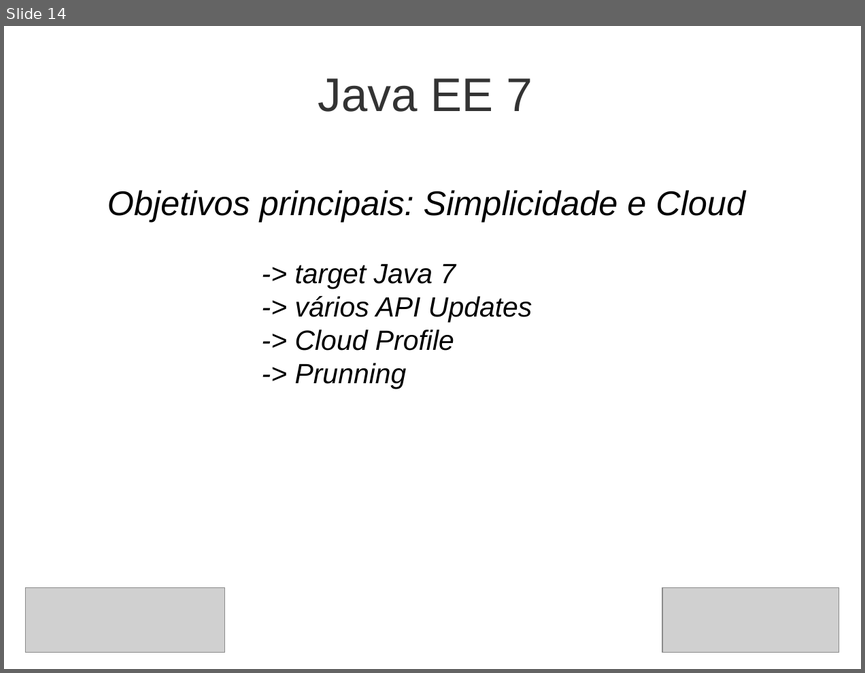
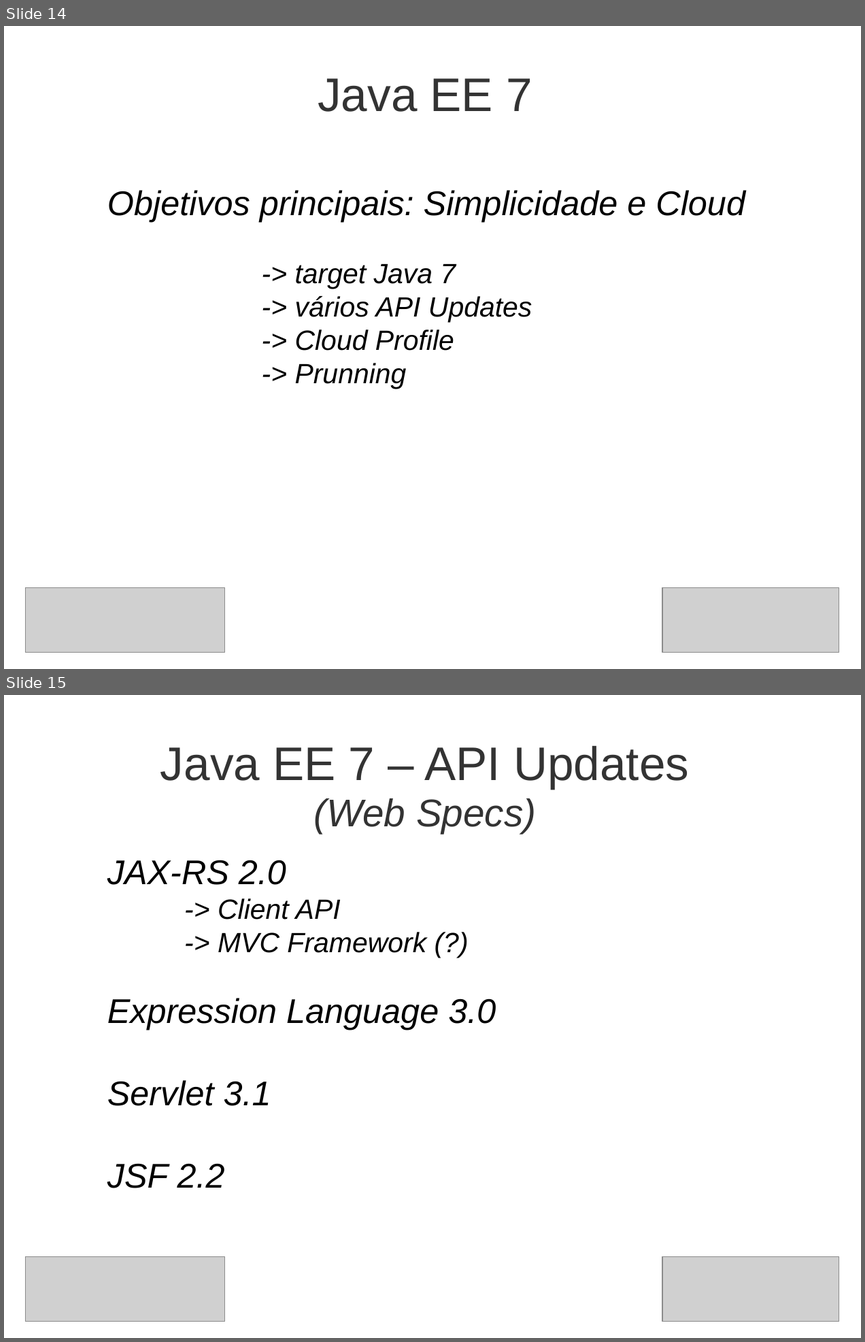
Before and after one commit to steppat/caelumday, a slide deck: caelumday2011.odp. Shown one above the other, each under a label of ours: slide 14 before the commit, slides 14 and 15 after it. The pictures are 865x673 and 865x1342 pixels, drawn with LibreOffice and Linux fonts; fonts in the diff are those of the drawing; grey boxes stand for pictures; background and template pictures are left out. Boxes give left, top, right and bottom in pixels: in the first picture for what was removed or moved away, otherwise in the second. Text is boxed around its words. In the diff, an @@ line names an element or a change of style, - is before the commit and + after.

```diff
--- a/caelumday2011.odp
+++ b/caelumday2011.odp
@@ slide 15 added at box(4, 695, 861, 1338), background picture (left out) @@
@@ title added at box(160, 745, 689, 833), 44 pt, text #333333 @@
+Java EE 7 – API Updates
+(Web Specs)
@@ text added at box(107, 860, 496, 1188), 32 pt, text #000000, italic @@
+JAX-RS 2.0
+-> Client API
+-> MVC Framework (?)
+Expression Language 3.0
+Servlet 3.1
+JSF 2.2
@@ picture added at box(26, 1257, 225, 1321) @@
@@ picture added at box(663, 1257, 839, 1321) @@
```
Also in this commit, not shown: 2 other slides added, 1 slide removed, 1 other file.
